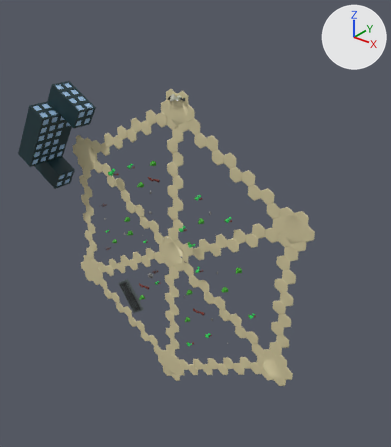
The glTF model src/3D/threejs/Models/Map/MainMap.glb: old version first, new version second.
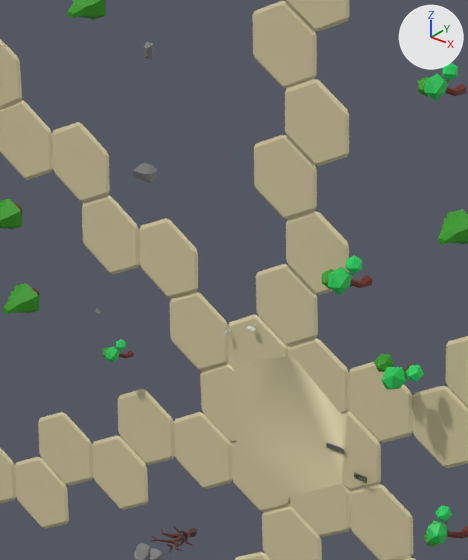
Each version appears first whole from a camera (50 mm lens) standing at (109.6, -124.8, 94.8) and looking at (5.9, 4.8, 14.4), and next in a close-up on the part from 32% to 52% of the width and 41% to 62% of the height. Every picture has the same lights, and +X, +Y and +Z are marked at upper right. Where no turn or scale is listed for an object, it has been applied to the vertices.
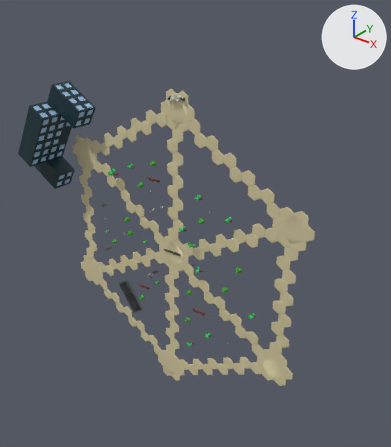
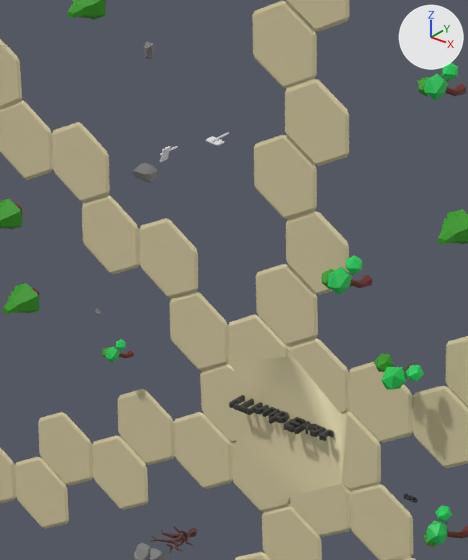
Commit message: new map

The change, as a list of edits to the scene's bpy script:
```text
Add mat_material_020:
    mat_material_020 = principled_material('Material.020')
    mat_material_020.base_color = (0.042, 0.042, 0.042)  # black #3a3a3a
Add me_text:
    me_text.from_pydata(...)  # 1384 vertices, 2736 faces; spans x 0.11..6.97, y -1.13..0.03, z -0.16..0.16
    me_text.materials.append(mat_material_020)  # black #3a3a3a
Remove ob_skate:
    ob_skate = bpy.data.objects.new('skate', me_plane_001)
    ob_skate.location = (3.44, -0.13, 2.59)
Remove ob_skate_001:
    ob_skate_001 = bpy.data.objects.new('skate.001', me_plane_011)
    ob_skate_001.location = (3.44, -0.13, 2.59)
Change ob_кнопкиклавиатуры:
    ob_кнопкиклавиатуры.location: (4.89, -0.33, 1.41) -> (8.49, -0.33, 1.41)
Change ob_cylinder:
    ob_cylinder.location: (-4.35, -0.47, 7.45) -> (-8.16, -0.9, 17.69)
    ob_cylinder.scale: (0.457, 0.228, 0.457) -> (0.897, 0.448, 0.897)
Change ob_cylinder_001:
    ob_cylinder_001.location: (-4.41, -0.26, 7.47) -> (-8.26, -0.48, 17.73)
    ob_cylinder_001.scale: (0.371, 0.371, 0.342) -> (0.729, 0.729, 0.673)
Change ob_cylinder_002:
    ob_cylinder_002.location: (-2.46, -0.42, 8.37) -> (-4.44, -0.8, 19.49)
    ob_cylinder_002.scale: (0.457, 0.228, 0.457) -> (0.897, 0.448, 0.897)
Change ob_cylinder_003:
    ob_cylinder_003.location: (-2.46, -0.21, 8.42) -> (-4.43, -0.39, 19.6)
    ob_cylinder_003.scale: (0.371, 0.371, 0.342) -> (0.729, 0.729, 0.673)
Add ob_text:
    ob_text = bpy.data.objects.new('Text', me_text)
    ob_text.location = (-3.73, -0.05, 3.4)
```

Changed parts and their boxes [x1, y1, x2, y2] in the close-ups (468 x 560 px):
'Text', added (black)
    after: [229, 395, 334, 441]
'Cylinder', moved, rescaled
    before: [223, 330, 229, 337]
    after: [160, 146, 171, 162]
'кнопкиКлавиатуры', moved
    before: [354, 472, 367, 483]
    after: [404, 493, 417, 504]
'Cylinder.002', moved, rescaled (90% wider, 83% taller)
    before: [247, 326, 256, 331]
    after: [206, 136, 224, 146]
'skate', deleted
    before: [326, 443, 344, 454]
'Cylinder.003', moved, rescaled (not visible before)
    after: [211, 134, 226, 142]
'Cylinder.001', moved, rescaled (not visible before)
    after: [160, 147, 176, 155]
